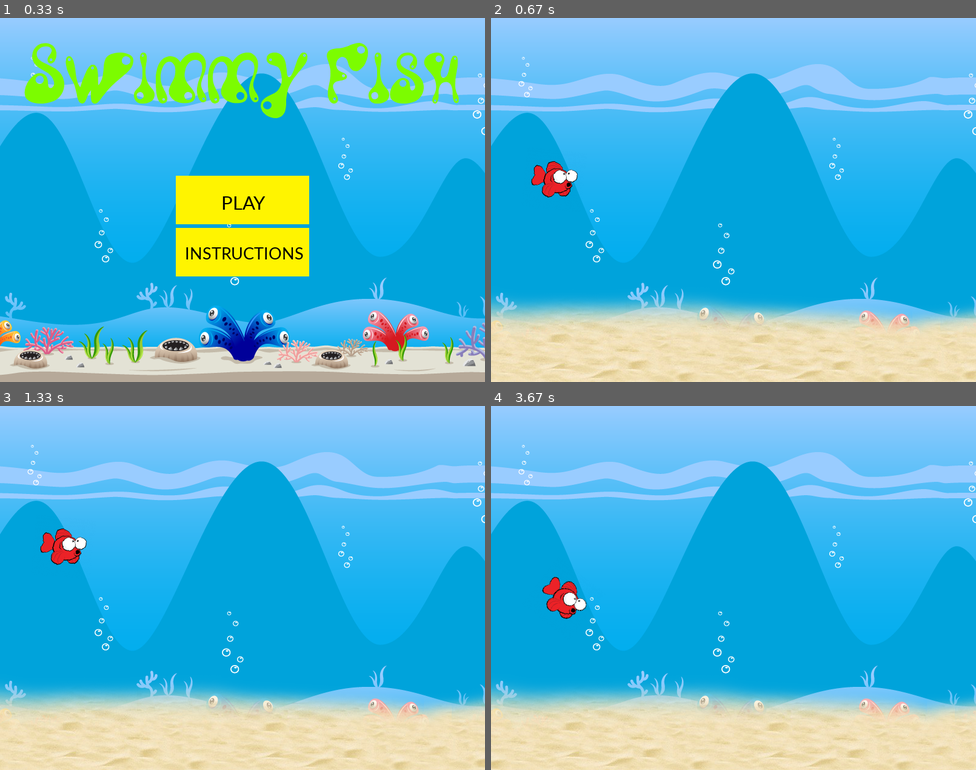
Above: before the commit, frames 1-4 (two rows, left to right).
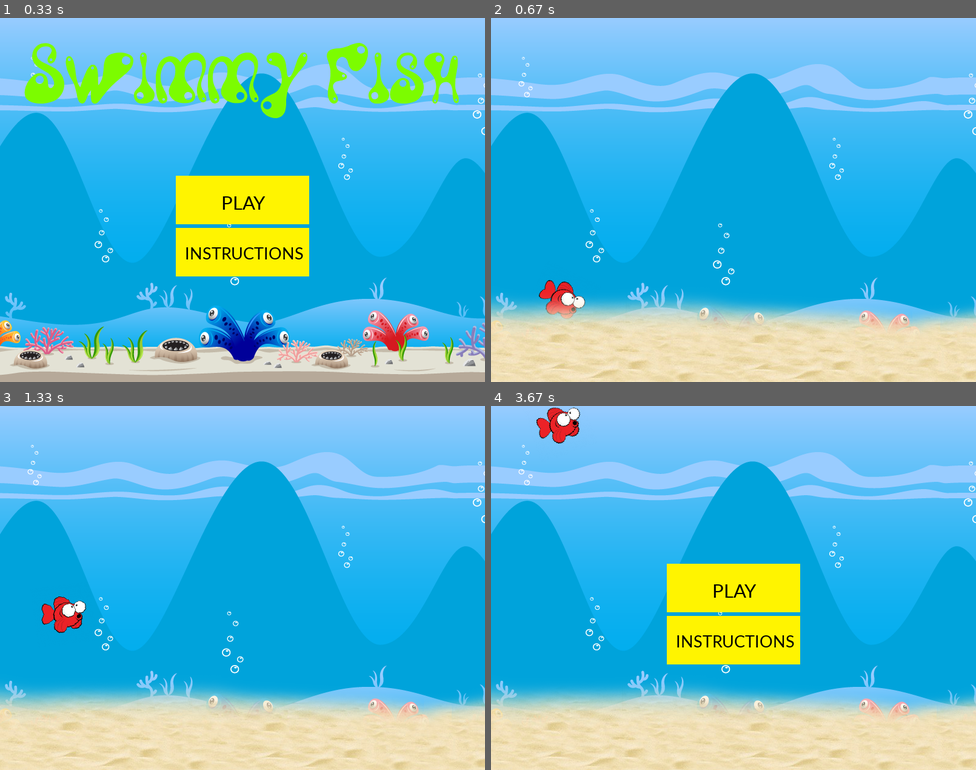
Above: after the commit, the same moments.

Repository: okandiah/Project
Game: pygame game, started from FlappyFish.py
Same seed, same stepped clock (60 frames per second), same inputs: the game is played once before the commit and once after it.
Inputs (mouse positions are in pixels of both pictures, inside the frame that each line leads up to):
- Up to frame 1 (0.33 s): no input
- Up to frame 2 (0.67 s): press the mouse at (733, 200) at 0.37 s; move the mouse to (723, 149) at 0.47 s; release the mouse at (714, 101) at 0.6 s
- Up to frame 3 (1.33 s): press the mouse at (242, 588) at 0.7 s; move the mouse to (160, 522) at 0.8 s; release the mouse at (82, 460) at 0.93 s; press the mouse at (242, 588) at 1.03 s; move the mouse to (194, 558) at 1.13 s; release the mouse at (145, 529) at 1.27 s
- Up to frame 4 (3.67 s): press the mouse at (733, 588) at 1.37 s; move the mouse to (655, 551) at 1.47 s; release the mouse at (578, 518) at 1.6 s; press the mouse at (733, 588) at 1.7 s; move the mouse to (694, 529) at 1.8 s; release the mouse at (655, 467) at 1.93 s; press the mouse at (733, 588) at 2.03 s; move the mouse to (772, 577) at 2.13 s; release the mouse at (811, 566) at 2.27 s; press the mouse at (733, 588) at 2.37 s; move the mouse to (714, 646) at 2.47 s; release the mouse at (699, 704) at 2.6 s; click (728, 638) at 2.72 s; press the mouse at (733, 588) at 3.03 s; move the mouse to (820, 547) at 3.13 s; release the mouse at (912, 507) at 3.27 s

Frame 1 is identical in both runs. In frame 2, 1.2% of the frame differs, in the area x 8-20%, y 39-83%; in frame 3, 1.2%; in frame 4, 10%, in the area x 0-100%, y 0-100%.

Commit message:
adjustments to fish movement and parameters

Diff:
--- a/FlappyFish.py
+++ b/FlappyFish.py
@@ -38,17 +38,15 @@
         self.clicked=False
 
     def update(self):
-        self.vel +=0.5
-        self.vel += 0.5
-        if self.vel > 8:
-            self.bel=8
-        if self.rect.bottom < 545:
-            self.rect.y += int(self.vel)
-        if pygame.mouse.get_pressed()[0] == 1 and self.clicked==False:
-            self.clicked = True
-            self.vel = -10
-        if pygame.mouse.get_pressed()[0] == 0:
-            self.clicked = False
+        if swimming == True:
+            #jump fishy
+            self.vel +=0.5
+            if self.vel > 8:
+                self.vel=8
+        else:
+            self.vel += 0.5
+            if self.vel<8:
+                self.vel=8
 
 			#handle the animation
         self.counter += 1
@@ -61,7 +59,7 @@
                 self.index = 0
                 self.image = self.images[self.index]
             #rotate bird
-        self.image = pygame.transform.rotate(self.images[self.index], self.vel * -2)
+            self.image = pygame.transform.rotate(self.images[self.index], self.vel * -2)
 
 
 fishy_group = pygame.sprite.Group()
@@ -72,26 +70,43 @@
 # ... (your existing code)
 
 def play_screen():
-    global run  # Declare run as global
+    global run, swimming, game_over  # Declare run as global
     background2 = pygame.image.load('sandbackground.png')
     background_scroll = 0
     scroll_speed = 2
 
-    while run:
+    while run and not game_over:
         timer.tick(fps)
         screen.blit(background, (0, 0))
         fishy_group.draw(screen)
         fishy_group.update()
         screen.blit(background2, (background_scroll, 250))
         background_scroll -= scroll_speed
-
+        #has fish hit top
+        if fishy_group.sprites()[0].rect.top <=-30:
+            fishy_group.sprites()[0].rect.top = height
+            game_over = True
+        #has fish hit ground
+        if fishy_group.sprites()[0].rect.bottom < height:
+            fishy_group.sprites()[0].rect.y += int(fishy_group.sprites()[0].vel)
+        else:
+            fishy_group.sprites()[0].rect.bottom = height
+            game_over = True
+        if pygame.mouse.get_pressed()[0] == 1 and swimmy.clicked==False:
+            fishy_group.sprites()[0].clicked = True
+            fishy_group.sprites()[0].vel = -10
+        if pygame.mouse.get_pressed()[0] == 0:
+            fishy_group.sprites()[0].clicked = False
         if abs(background_scroll) > 35:
             background_scroll = 0
 
         for event in pygame.event.get():
             if event.type == pygame.QUIT:
+                run = False
                 pygame.quit()
                 sys.exit()
+            if event.type == pygame.MOUSEBUTTONDOWN and swimming == False and game_over == False:
+                swimming = True
 
         pygame.display.update()
 
